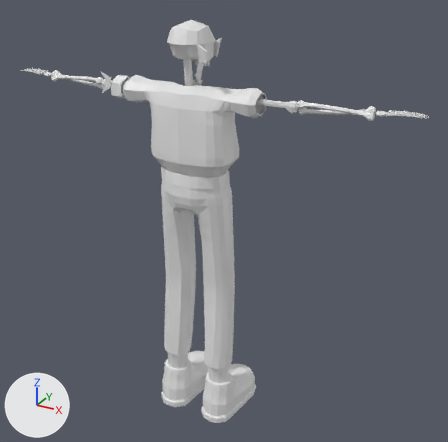
An edit to the Blender file art/animations/characters/charon/charon_bowling_bow_anim.blend, drawn before and after from the same camera.
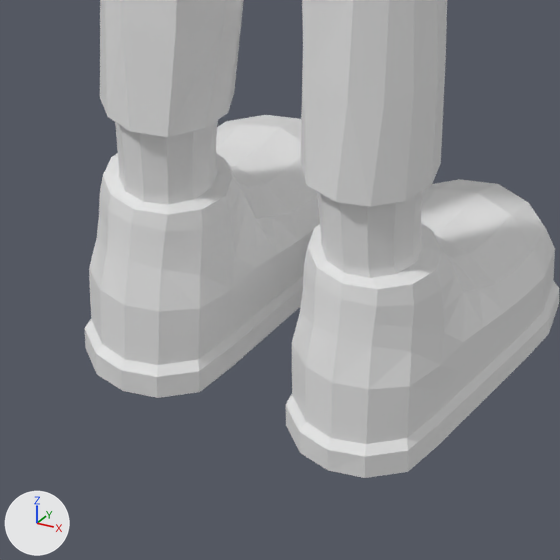
There are two pictures of each version: one whole from a 50 mm lens placed at (1.338, -2.166, 2.131), pointed at (0.07, 0.141, 0.978), one close up on the part from 32% to 57% of the width and 74% to 99% of the height. Arrows for +X, +Y and +Z are at lower left; the lights stay in place. The last two pictures show the newer version. The close-ups show mesh edges as thin lines.

In view in the first close-up: 'Charon'.
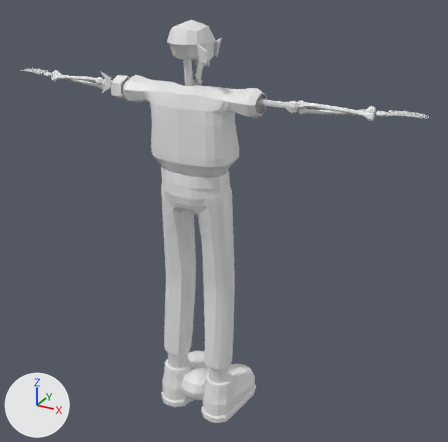
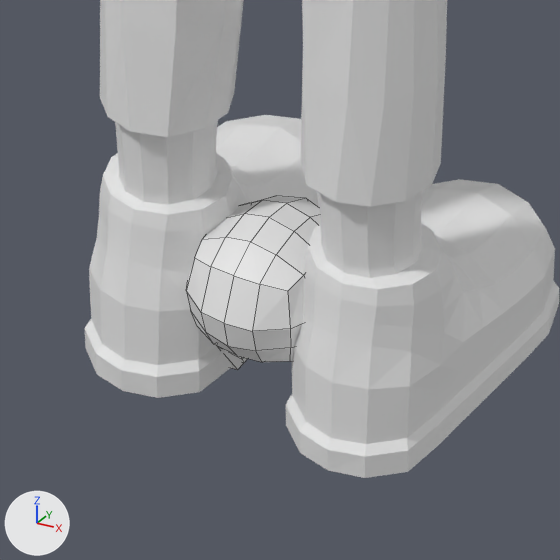
Edits to the scene script, one JSON object a line:
```json
{"op": "add", "block": "me_cube_002", "code": ["me_cube_002 = bpy.data.meshes.new('Cube.002')", "me_cube_002.from_pydata(...)  # 138 vertices, 136 faces; spans x -0.0619..0.0619, y -0.0263..0.0936, z 0.0012..0.068"]}
{"op": "add", "block": "me_cube_001", "code": ["me_cube_001 = bpy.data.meshes.new('Cube.001')", "me_cube_001.from_pydata(...)  # 165 vertices, 178 faces; spans x -0.078..0.078, y -0.089..0.108, z 0.024..0.2"]}
{"op": "add", "block": "ob_player_skull_jaw", "code": ["ob_player_skull_jaw = bpy.data.objects.new('player_skull_jaw', me_cube_002)", "ob_player_skull_jaw.location = (0.0, 0.0, 0.0)"]}
{"op": "add", "block": "ob_player_skull", "code": ["ob_player_skull = bpy.data.objects.new('player_skull', me_cube_001)", "ob_player_skull.location = (0.0, 0.0, 0.0)"]}
```

Boxes [x1, y1, x2, y2] around the edits, measured in the close-ups (560 x 560 px):
```json
{"object": "player_skull", "change": "added", "after": [186, 196, 320, 362]}
{"object": "player_skull_jaw", "change": "added", "after": [228, 354, 248, 370], "on screen": "mostly hidden"}
```
